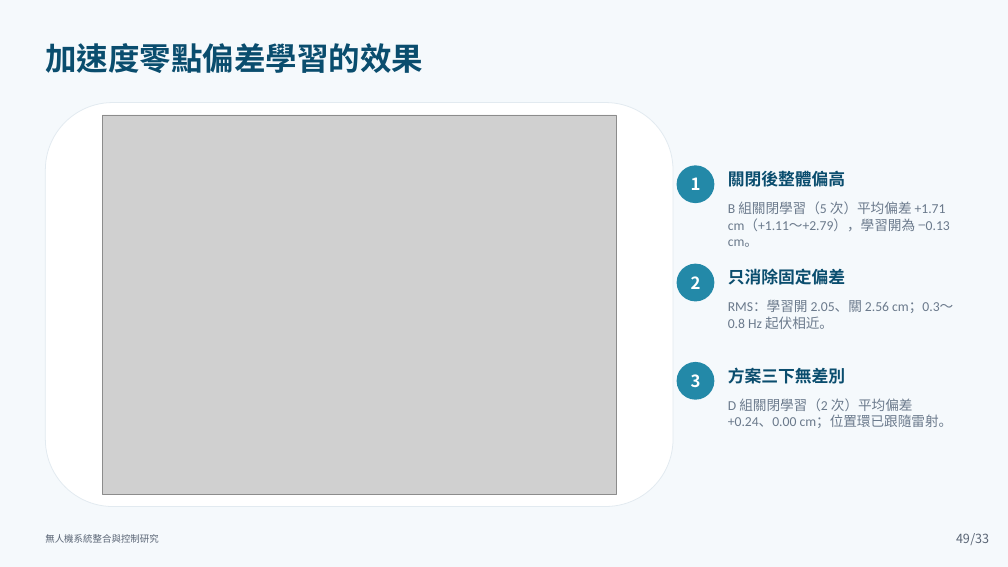
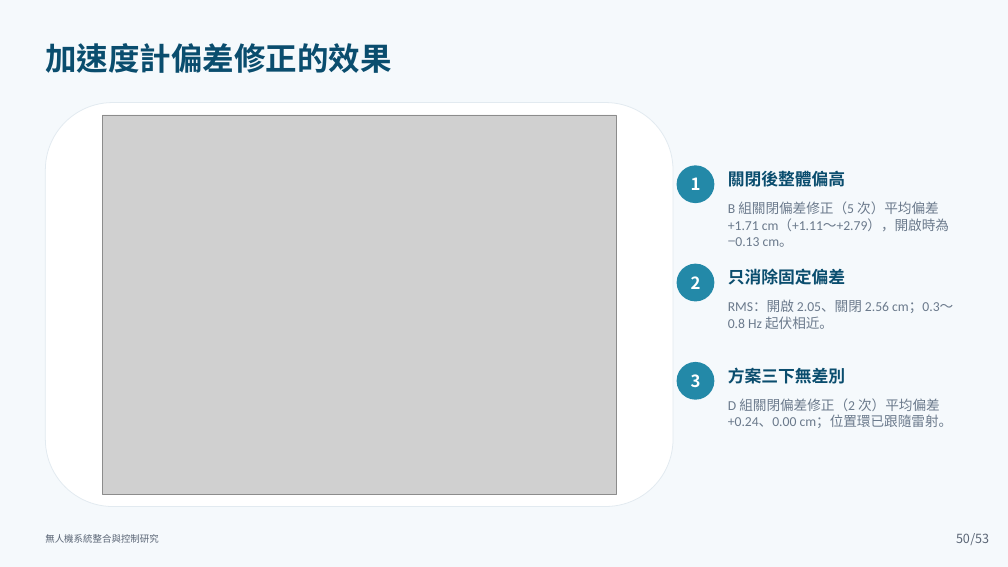
Before and after one commit to lingken1028/-, a slide deck: slide 50 of 無人機系統整合與控制研究_口試簡報 (2).pptx (slide 49 before the commit). Drawn at 1008x567 pixels with LibreOffice and Linux fonts; fonts in the diff are those of the drawing; grey boxes stand for pictures. Boxes give left, top, right and bottom in pixels: in the first picture for what was removed or moved away, otherwise in the second. Text is boxed around its words. In the diff, an @@ line names an element or a change of style, - is before the commit and + after.

```diff
--- a/無人機系統整合與控制研究_口試簡報 (2).pptx
+++ b/無人機系統整合與控制研究_口試簡報 (2).pptx
@@ text at (45, 43, 391, 73): text changed @@
-加速度零點偏差學習的效果
+加速度計偏差修正的效果
@@ text at (728, 201, 949, 247): text changed @@
-B 組關閉學習（5 次）平均偏差 +1.71 cm（+1.11～+2.79），學習開為 −0.13 cm。
+B 組關閉偏差修正（5 次）平均偏差 +1.71 cm（+1.11～+2.79），開啟時為 −0.13 cm。
@@ text at (728, 300, 953, 329): text changed @@
-RMS：學習開 2.05、關 2.56 cm；0.3～0.8 Hz 起伏相近。
+RMS：開啟 2.05、關閉 2.56 cm；0.3～0.8 Hz 起伏相近。
@@ text at (728, 398, 953, 428): text changed @@
-D 組關閉學習（2 次）平均偏差 +0.24、0.00 cm；位置環已跟隨雷射。
+D 組關閉偏差修正（2 次）平均偏差 +0.24、0.00 cm；位置環已跟隨雷射。
@@ page number at (956, 533, 970, 543): text changed @@
-49
+50
@@ text at (970, 533, 989, 545): text changed @@
-/33
+/53
```
Also in this commit, not shown: 52 other slides changed.
